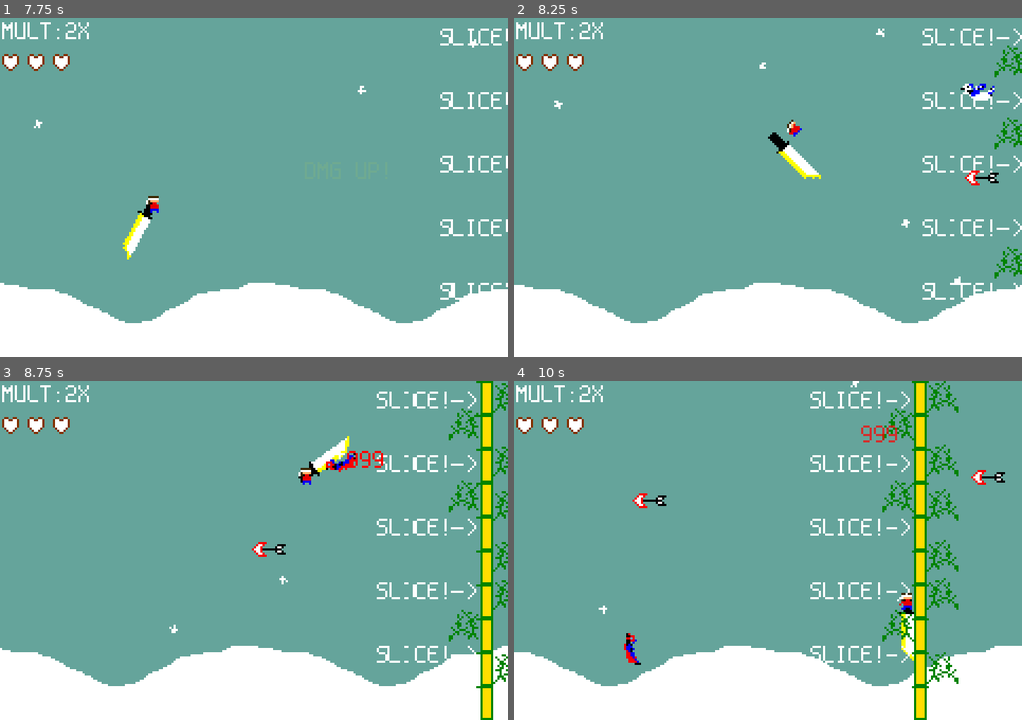
Above: before the commit, frames 1-4 (two rows, left to right).
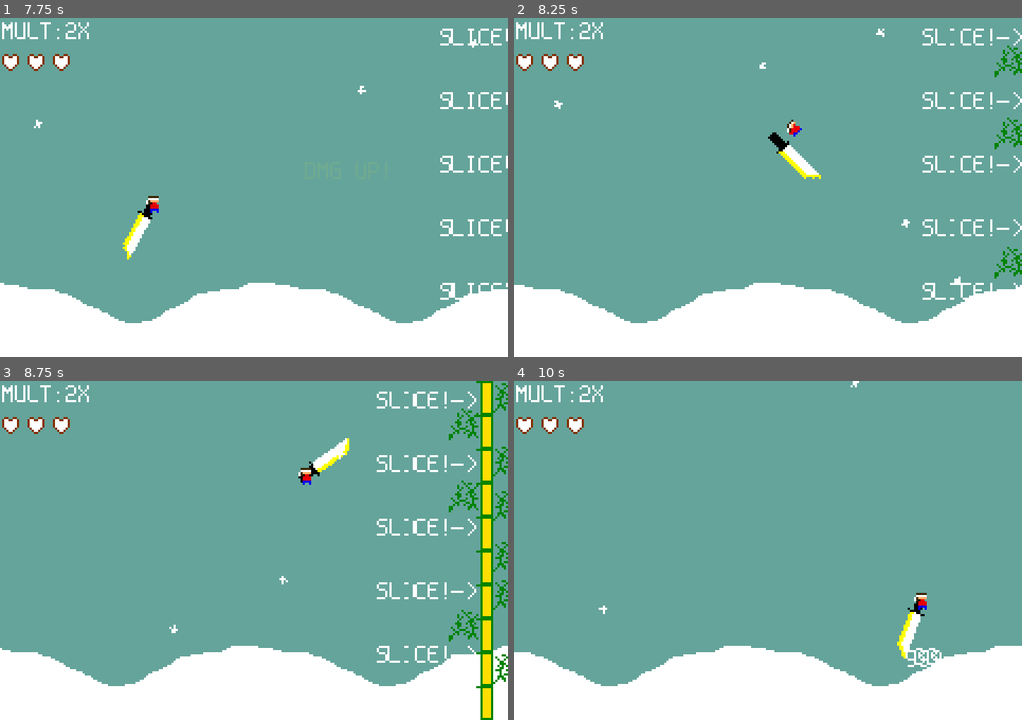
Above: after the commit, the same moments.

Repository: bytomancer/clonq-jam-2026
Game: Godot game, scene res://scn/main.tscn
The game is run twice, just before and just after one commit, with the same random seed, the same clock (stepped at 60 frames per second) and the same inputs. This scene is started directly instead of the project's main scene.
Inputs (mouse positions are in pixels of both pictures, inside the frame that each line leads up to):
- Up to frame 1 (7.75 s): tap Enter (ui_accept) at 0.5, 0.77, 1.52, 3.02, 3.77, 4.52, 6.02, 6.77, 7.52 s; move the mouse to (365, 170) at 0.52 s; move the mouse to (152, 204) at 1.27 s; move the mouse to (304, 112) at 2.02 s; move the mouse to (228, 255) at 2.77 s; move the mouse to (406, 238) at 3.52 s; move the mouse to (101, 136) at 4.27 s; move the mouse to (279, 187) at 5.02 s; move the mouse to (177, 102) at 5.77 s; move the mouse to (365, 170) at 6.52 s; move the mouse to (152, 204) at 7.27 s
- Up to frame 2 (8.25 s): move the mouse to (818, 112) at 8.02 s
- Up to frame 3 (8.75 s): no input
- Up to frame 4 (10 s): move the mouse to (742, 618) at 8.77 s; tap Enter (ui_accept) at 9.02, 9.77 s; move the mouse to (920, 601) at 9.52 s

Frame 1 is identical in both runs. In frame 2, 0.3% of the frame differs, in the area x 87-96%, y 19-50%; in frame 3, 0.5%; in frame 4, 6.0%, in the area x 21-97%, y 0-100%.

Commit message:
Added bgm to game, toying with immense difficulty settings...

Diff:
--- a/godot/scn/main.tscn
+++ b/godot/scn/main.tscn
@@ -19,7 +19,7 @@
 [ext_resource type="Script" uid="uid://cyv6tkosffc0q" path="res://src/area_to_keep_objects_loaded.gd" id="17_vwxr4"]
 [ext_resource type="Texture2D" uid="uid://b58t5uy85n8a7" path="res://ass/bg_bamboo.png" id="18_xs02v"]
 [ext_resource type="Texture2D" uid="uid://bq7pcsdspwwr3" path="res://ass/snow.png" id="19_nhm61"]
-[ext_resource type="AudioStream" uid="uid://dw126onhqdat" path="res://ass/bgm.wav" id="20_6d0je"]
+[ext_resource type="AudioStream" uid="uid://c8ub6r8mhnev0" path="res://bgm/bgm.ogg" id="20_6d0je"]
 
 [sub_resource type="LabelSettings" id="LabelSettings_4r6w6"]
 font = ExtResource("12_x8hhd")
@@ -220,5 +220,6 @@
 [node name="Bgm" type="AudioStreamPlayer" parent="." unique_id=1496811770]
 stream = ExtResource("20_6d0je")
 volume_db = -10.0
+autoplay = true
 
 [connection signal="body_exited" from="AreaToKeepObjectsLoaded" to="AreaToKeepObjectsLoaded" method="_on_body_exited"]
--- a/godot/src/bamboo_wall.gd
+++ b/godot/src/bamboo_wall.gd
@@ -8,9 +8,11 @@
 @export
 var hp = 100.0
 
+var main
 var dmg_display
 
 func _enter_tree() -> void:
+	self.main = get_node("/root/Main")
 	self.dmg_display = get_node("/root/Main/DmgNumDisplay")
 
 func disable_tutorial() -> void:
@@ -24,11 +26,14 @@
 
 # var hit_rot = 0.1
 func damage(dmg: float) -> void:
-	# $Sprites.rotate(hit_rot)
+	if self.hp <= 0.0:
+		return
 	$Anim.play("new_animation")
 	self.hp -= dmg
 	self.dmg_display.add_number(dmg, Color(1, 1, 1))
 	if self.hp < 0.0:
+		main.bonus_difficulty += 2
+		main.spawn_obj()
 		queue_free()
 
 # var rot_speed = 10.0
--- a/godot/src/main.gd
+++ b/godot/src/main.gd
@@ -2,9 +2,11 @@
 
 const MAX_DIFF = 255
 const MIN_DIFF = 0
-const GAME_TIME_SOFT_LIMIT = 31.0
+const GAME_TIME_SOFT_LIMIT = 28.0
 
 var difficulty = 0.0
+
+var bonus_difficulty = 0
 
 #@export
 #var starting_diff = 0
@@ -110,19 +112,21 @@
 
 func spawn_obj():
 	print("OBJ TIME")
-	# 2x arrows vs birds
-	var bird = randi() % 3 == 0
-	var obj
-	if bird:
-		obj = bird_fab.instantiate()
-	else:
-		obj = arrow_fab.instantiate()
-	obj.disable_tutorial()
-
-	var margin = 8.0
-	var rand_height = randf_range(margin, 160 - margin)
-	obj.global_position = Vector2(299.0, rand_height)
-	%ObjectHolder.add_child(obj)
+	for i in range(0, self.bonus_difficulty):
+		# 2x arrows vs birds
+		var bird = randi() % 3 == 0
+		var obj
+		if bird:
+			obj = bird_fab.instantiate()
+		else:
+			obj = arrow_fab.instantiate()
+		obj.disable_tutorial()
+		var margin = 8.0
+		var rand_height = randf_range(margin, 160 - margin)
+		obj.global_position = Vector2(299.0, rand_height)
+		%ObjectHolder.add_child(obj)
+	if bonus_difficulty > 1:
+		bonus_difficulty -= 1
 
 func reset_pup_timer(perf_spawn = true) -> void:
 	if total_time_played > GAME_TIME_SOFT_LIMIT:
Not shown, added: godot/bgm/bgm.ogg.import
Not shown, changed: flake.nix
Not shown, added: godot/bgm/bgm.ogg
